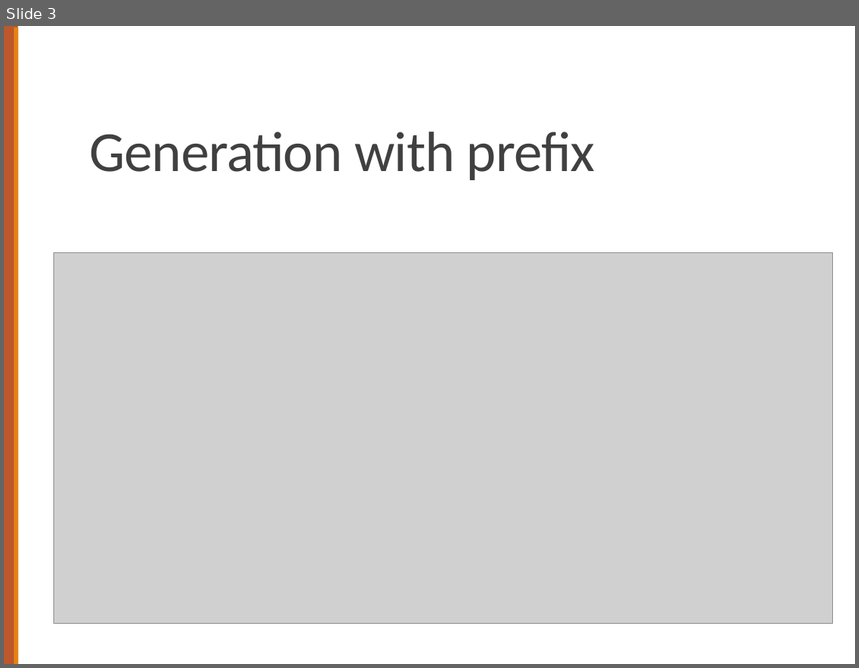
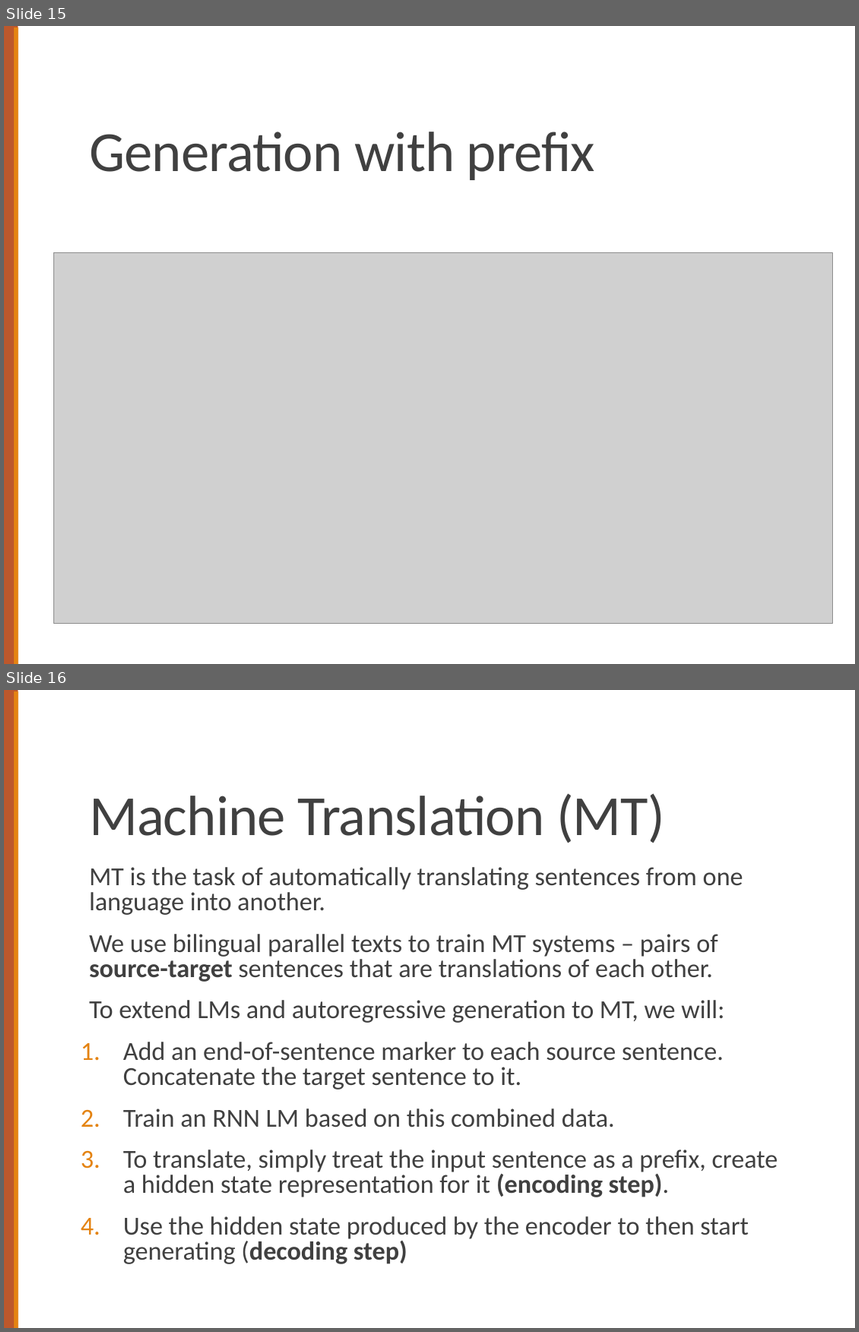
Before and after one commit to computational-linguistics-class/computational-linguistics-class.github.io, a slide deck: slides/18-encoder-decoder-models.pptx. Shown one above the other, each under a label of ours: slide 3 before the commit, slides 15 and 16 after it. The pictures are 859x668 and 859x1332 pixels, drawn with LibreOffice and Linux fonts; fonts in the diff are those of the drawing; grey boxes stand for pictures. Boxes give left, top, right and bottom in pixels: in the first picture for what was removed or moved away, otherwise in the second. Text is boxed around its words. In the diff, an @@ line names an element or a change of style, - is before the commit and + after.

```diff
--- a/slides/18-encoder-decoder-models.pptx
+++ b/slides/18-encoder-decoder-models.pptx
@@ slide 16 added at box(4, 690, 855, 1328), background #FFFFFF; not listed: 2 template elements that a slide beside it also shows @@
@@ title added at box(89, 793, 665, 843), 48 pt, text #404040 @@
+Machine Translation (MT)
@@ text added at box(89, 867, 778, 1265), 22 pt, text #404040 @@
+  MT is the task of automatically translating sentences from one language into another.
+  We use bilingual parallel texts to train MT systems – pairs of source-target sentences that are translations of each other.
+  To extend LMs and autoregressive generation to MT, we will:
+1. Add an end-of-sentence marker to each source sentence. Concatenate the target sentence to it.
+2. Train an RNN LM based on this combined data.
+3. To translate, simply treat the input sentence as a prefix, create a hidden state representation for it (encoding step).
+4. Use the hidden state produced by the encoder to then start generating (decoding step)
@@ what was slide 3 is now slide 15 @@
```
Also in this commit, not shown: 5 slides changed, 19 other slides added, 2 other files.
